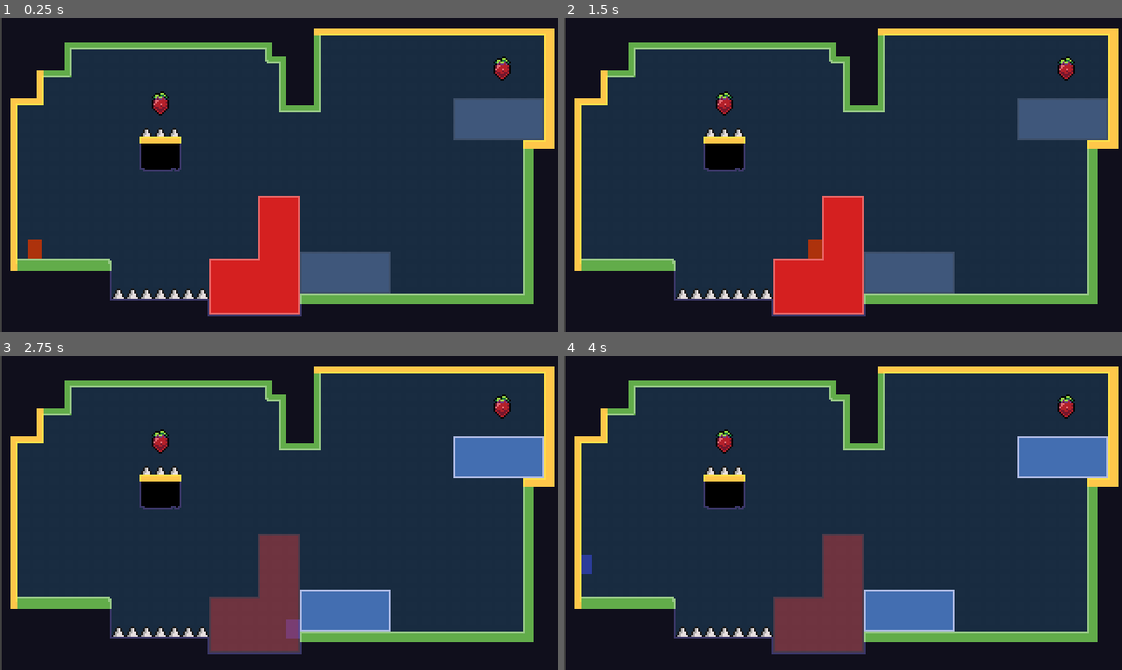
Above: before the commit, frames 1-4 (two rows, left to right).
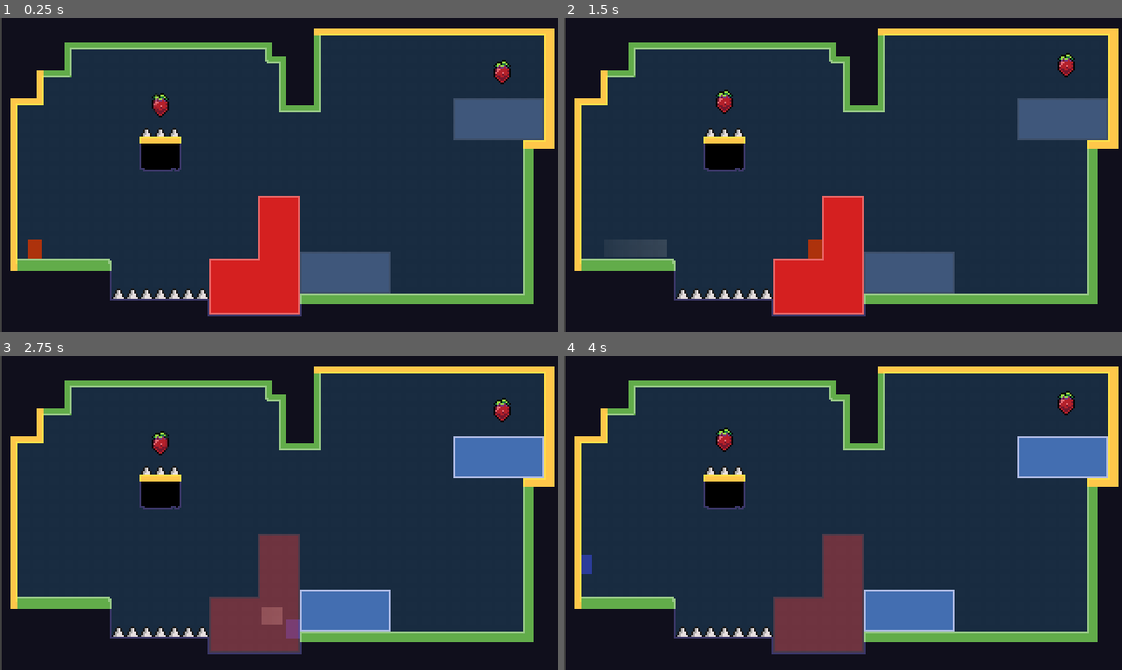
Above: after the commit, the same moments.

Repository: WeAreTheException/Red-Blue
Game: Godot game, scene res://Levels/Level1/Level_1.tscn
Two runs of this game, one before a commit and one after it. Both use one fixed random seed, a clock stepped at 60 frames per second and the inputs below. The project has no main scene, so this scene is started directly.
Inputs (mouse positions are in pixels of both pictures, inside the frame that each line leads up to):
- Up to frame 1 (0.25 s): no input
- Up to frame 2 (1.5 s): tap Enter at 0.5 s; move the mouse to (965, 159) at 0.52 s; hold D (RIGHT) 0.53-1.28 s; tap Shift (DASH) at 0.6, 1.35 s; tap Space (JUMP) at 0.77 s; move the mouse to (731, 190) at 1.27 s; hold S (DOWN) from 1.28 s (still down)
- Up to frame 3 (2.75 s): tap Space (JUMP) at 1.52 s; move the mouse to (334, 443) at 2.02 s; release S (DOWN) at 2.03 s; hold D (RIGHT) from 2.03 s (still down); right-click (334, 443) at 2.1 s; tap Shift (DASH) at 2.3 s
- Up to frame 4 (4 s): tap Space (JUMP) at 2.75, 3.02, 3.77 s; move the mouse to (815, 575) at 2.77 s; release D (RIGHT) at 2.78 s; hold W (UP) 2.78-3.53 s; tap 1 at 2.85 s; tap Shift (DASH) at 3.05, 3.6 s; move the mouse to (1010, 560) at 3.52 s; hold A (LEFT) from 3.53 s (still down)

The runs differ from the first frame. In frame 1, 0.3% of the frame differs, in the area x 27-92%, y 12-32%; in frame 2, 0.5%, in the area x 14-92%, y 11-77%; in frame 3, 0.5%; in frame 4, 0.3%.

Commit message:
added dash trail

Diff:
--- a/Levels/Level1/Level_1.tscn
+++ b/Levels/Level1/Level_1.tscn
@@ -9,7 +9,8 @@
 [ext_resource type="Script" uid="uid://crongour54um4" path="res://Player/MovementSFX/PlayerMovementSFX.gd" id="7_bkgxh"]
 [ext_resource type="Script" uid="uid://d3u7t7gbv2n6e" path="res://Environment/EnvironmentBody.gd" id="8_agwlh"]
 [ext_resource type="AudioStream" uid="uid://b4ve7k26shd2q" path="res://Sound/Sfx/Dash.mp3" id="8_xrekx"]
-[ext_resource type="Texture2D" uid="uid://dbnb2eppm6bom" path="res://Platform/NeutralSpike.png" id="9_lpd4p"]
+[ext_resource type="Texture2D" uid="uid://dbnb2eppm6bom" path="res://Environment/Platform/NeutralSpike.png" id="9_lpd4p"]
+[ext_resource type="Script" uid="uid://8qcc6inxgurk" path="res://Player/PlayerTrail.gd" id="9_xrekx"]
 [ext_resource type="Shader" uid="uid://d3c2dgk2l2g8h" path="res://Shaders/Subpixilizer.gdshader" id="10_g1c7i"]
 [ext_resource type="Script" uid="uid://c2iwqxdysqv5v" path="res://Turnip/Turnip.gd" id="11_qmbnc"]
 [ext_resource type="Texture2D" uid="uid://01243rfljw18" path="res://Turnip/Turnip.png" id="12_6idcn"]
@@ -51,6 +52,18 @@
 respawn_point = NodePath("../Spawn")
 JumpSpeed = -110.0
 
+[node name="Node2D" type="Node2D" parent="Player" unique_id=1505466943 node_paths=PackedStringArray("trail_template")]
+script = ExtResource("9_xrekx")
+trail_template = NodePath("../Line2D")
+trail_lifetime = 1.0
+max_points = 4
+minimum_point_distance = 12.0
+trail_color = Color(0.66656864, 0.6665687, 0.6665685, 0.74509805)
+
+[node name="Line2D" type="Line2D" parent="Player" unique_id=1151948381]
+z_index = -1
+position = Vector2(0, -6)
+
 [node name="CollisionShape2D" type="CollisionShape2D" parent="Player" unique_id=1121636402]
 position = Vector2(0, -5.5)
 shape = SubResource("RectangleShape2D_p7bnq")
@@ -99,7 +112,7 @@
 
 [node name="Dash" type="AudioStreamPlayer" parent="Player/SFX" unique_id=132473159]
 stream = ExtResource("8_xrekx")
-volume_db = -5.0
+volume_db = -4.0
 pitch_scale = 1.1
 
 [node name="Spawn" type="Node2D" parent="." unique_id=50164995]
@@ -395,6 +408,7 @@
 collision_mask = 3
 script = ExtResource("11_qmbnc")
 sprite = NodePath("Turnip")
+float_height = 1.0
 
 [node name="Turnip" type="Sprite2D" parent="Turnip" unique_id=1696647394]
 position = Vector2(-7.6293945e-06, -3.8146973e-06)
--- /dev/null
+++ b/Player/PlayerTrail.gd
@@ -0,0 +1,530 @@
+extends Node2D
+class_name PlayerTrail
+
+
+@export_group("Trail")
+
+@export var trail_template: Line2D
+
+@export var trail_lifetime: float = 0.25
+@export var max_points: int = 20
+@export var minimum_point_distance: float = 1.0
+
+@export var trail_color: Color = Color.WHITE
+
+
+var player: PlayerRoot = null
+
+var _emission_offset: Vector2 = Vector2.ZERO
+var _last_point: Vector2 = Vector2.ZERO
+
+var _dash_trail_active: bool = false
+var _dash_trail_timer: float = 0.0
+
+var _active_line: Line2D = null
+
+var _trail_lines: Array[Line2D] = []
+var _trail_ages: Array[Array] = []
+
+
+func _ready() -> void:
+	player = get_parent() as PlayerRoot
+
+	if player == null:
+		push_error(
+			"PlayerTrail must be a direct child of PlayerRoot."
+		)
+		return
+
+	if trail_template == null:
+		push_error(
+			"PlayerTrail has no TrailTemplate assigned."
+		)
+		return
+
+	_emission_offset = position
+
+	trail_template.visible = false
+
+	set_as_top_level(
+		true
+	)
+
+	global_position = Vector2.ZERO
+	global_rotation = 0.0
+	global_scale = Vector2.ONE
+
+	_last_point = (
+		player.global_transform
+		* _emission_offset
+	)
+
+	PlayerEvents.dashed.connect(
+		_on_dashed
+	)
+
+	PlayerEvents.movement_state_changed.connect(
+		_on_movement_state_changed
+	)
+
+	PlayerEvents.player_died.connect(
+		_on_player_died
+	)
+
+	PlayerEvents.player_respawned.connect(
+		_on_player_respawned
+	)
+
+
+func _physics_process(
+	delta: float
+) -> void:
+	if player == null:
+		return
+
+	_age_trails(
+		delta
+	)
+
+	if _dash_trail_active:
+		_add_active_point()
+
+		_dash_trail_timer -= delta
+
+		if _dash_trail_timer <= 0.0:
+			_end_active_dash()
+
+	_remove_expired_points()
+	_update_gradients()
+	_remove_empty_trails()
+
+
+func _on_dashed(
+	event_player: PlayerRoot
+) -> void:
+	if event_player != player:
+		return
+
+	_end_active_dash()
+
+	_create_dash_trail()
+
+	_dash_trail_active = true
+	_dash_trail_timer = player.DashTime
+
+	_last_point = (
+		player.global_transform
+		* _emission_offset
+	)
+
+	_active_line.add_point(
+		_last_point
+	)
+
+	var ages: Array = (
+		_trail_ages[
+			_trail_ages.size() - 1
+		]
+	)
+
+	ages.append(
+		0.0
+	)
+
+
+func _create_dash_trail() -> void:
+	var new_line := (
+		trail_template.duplicate()
+		as Line2D
+	)
+
+	if new_line == null:
+		return
+
+	new_line.visible = true
+
+	new_line.clear_points()
+
+	add_child(
+		new_line
+	)
+
+	_trail_lines.append(
+		new_line
+	)
+
+	_trail_ages.append(
+		[]
+	)
+
+	_active_line = new_line
+
+
+func _on_movement_state_changed(
+	event_player: PlayerRoot,
+	state_name: StringName
+) -> void:
+	if event_player != player:
+		return
+
+	if not _dash_trail_active:
+		return
+
+	if state_name == &"DASH":
+		return
+
+	_end_active_dash()
+
+
+func _end_active_dash() -> void:
+	_dash_trail_active = false
+	_dash_trail_timer = 0.0
+	_active_line = null
+
+
+func _add_active_point() -> void:
+	if _active_line == null:
+		return
+
+	var current_position: Vector2 = (
+		player.global_transform
+		* _emission_offset
+	)
+
+	if (
+		current_position.distance_to(
+			_last_point
+		)
+		< minimum_point_distance
+	):
+		return
+
+	_active_line.add_point(
+		current_position
+	)
+
+	var line_index: int = (
+		_trail_lines.find(
+			_active_line
+		)
+	)
+
+	if line_index < 0:
+		return
+
+	var ages: Array = (
+		_trail_ages[
+			line_index
+		]
+	)
+
+	ages.append(
+		0.0
+	)
+
+	_last_point = current_position
+
+	while (
+		_active_line.get_point_count()
+		> max_points
+	):
+		_active_line.remove_point(
+			0
+		)
+
+		ages.remove_at(
+			0
+		)
+
+
+func _age_trails(
+	delta: float
+) -> void:
+	for ages in _trail_ages:
+		for i in range(
+			ages.size()
+		):
+			ages[i] += delta
+
+
+func _remove_expired_points() -> void:
+	for line_index in range(
+		_trail_lines.size()
+	):
+		var line: Line2D = (
+			_trail_lines[
+				line_index
+			]
+		)
+
+		var ages: Array = (
+			_trail_ages[
+				line_index
+			]
+		)
+
+		while (
+			not ages.is_empty()
+			and ages[0] >= trail_lifetime
+		):
+			if line.get_point_count() > 0:
+				line.remove_point(
+					0
+				)
+
+			ages.remove_at(
+				0
+			)
+
+
+func _update_gradients() -> void:
+	for line_index in range(
+		_trail_lines.size()
+	):
+		_update_line_gradient(
+			_trail_lines[
+				line_index
+			],
+			_trail_ages[
+				line_index
+			]
+		)
+
+
+func _update_line_gradient(
+	line: Line2D,
+	ages: Array
+) -> void:
+	var new_gradient := Gradient.new()
+
+	var point_count: int = (
+		line.get_point_count()
+	)
+
+	if point_count == 0:
+		var transparent_color := trail_color
+
+		transparent_color.a = 0.0
+
+		new_gradient.set_color(
+			0,
+			transparent_color
+		)
+
+		new_gradient.set_color(
+			1,
+			transparent_color
+		)
+
+		line.gradient = new_gradient
+
+		return
+
+	if point_count == 1:
+		var single_color := trail_color
+
+		single_color.a *= (
+			_get_alpha(
+				ages,
+				0
+			)
+		)
+
+		new_gradient.set_color(
+			0,
+			single_color
+		)
+
+		new_gradient.set_color(
+			1,
+			single_color
+		)
+
+		line.gradient = new_gradient
+
+		return
+
+	var total_length: float = 0.0
+
+	for i in range(
+		1,
+		point_count
+	):
+		total_length += (
+			line.get_point_position(
+				i
+			).distance_to(
+				line.get_point_position(
+					i - 1
+				)
+			)
+		)
+
+	var first_color := trail_color
+
+	first_color.a *= (
+		_get_alpha(
+			ages,
+			0
+		)
+	)
+
+	new_gradient.set_offset(
+		0,
+		0.0
+	)
+
+	new_gradient.set_color(
+		0,
+		first_color
+	)
+
+	var last_color := trail_color
+
+	last_color.a *= (
+		_get_alpha(
+			ages,
+			point_count - 1
+		)
+	)
+
+	new_gradient.set_offset(
+		1,
+		1.0
+	)
+
+	new_gradient.set_color(
+		1,
+		last_color
+	)
+
+	var distance_so_far: float = 0.0
+
+	for i in range(
+		1,
+		point_count - 1
+	):
+		distance_so_far += (
+			line.get_point_position(
+				i
+			).distance_to(
+				line.get_point_position(
+					i - 1
+				)
+			)
+		)
+
+		var offset: float = 0.0
+
+		if total_length > 0.0:
+			offset = (
+				distance_so_far
+				/ total_length
+			)
+
+		var point_color := trail_color
+
+		point_color.a *= (
+			_get_alpha(
+				ages,
+				i
+			)
+		)
+
+		new_gradient.add_point(
+			offset,
+			point_color
+		)
+
+	line.gradient = new_gradient
+
+
+func _get_alpha(
+	ages: Array,
+	index: int
+) -> float:
+	if index < 0:
+		return 0.0
+
+	if index >= ages.size():
+		return 0.0
+
+	if trail_lifetime <= 0.0:
+		return 0.0
+
+	return (
+		1.0
+		- clampf(
+			float(
+				ages[index]
+			)
+			/ trail_lifetime,
+			0.0,
+			1.0
+		)
+	)
+
+
+func _remove_empty_trails() -> void:
+	for i in range(
+		_trail_lines.size() - 1,
+		-1,
+		-1
+	):
+		var line: Line2D = (
+			_trail_lines[
+				i
+			]
+		)
+
+		if line == _active_line:
+			continue
+
+		if line.get_point_count() > 0:
+			continue
+
+		line.queue_free()
+
+		_trail_lines.remove_at(
+			i
+		)
+
+		_trail_ages.remove_at(
+			i
+		)
+
+
+func _on_player_died(
+	event_player: PlayerRoot
+) -> void:
+	if event_player != player:
+		return
+
+	_clear_all_trails()
+
+
+func _on_player_respawned(
+	event_player: PlayerRoot
+) -> void:
+	if event_player != player:
+		return
+
+	_clear_all_trails()
+
+	_last_point = (
+		player.global_transform
+		* _emission_offset
+	)
+
+
+func _clear_all_trails() -> void:
+	_dash_trail_active = false
+	_dash_trail_timer = 0.0
+	_active_line = null
+
+	for line in _trail_lines:
+		if line != null:
+			line.queue_free()
+
+	_trail_lines.clear()
+	_trail_ages.clear()
--- a/Turnip/Turnip.gd
+++ b/Turnip/Turnip.gd
@@ -4,13 +4,33 @@
 
 @export var sprite: Sprite2D
 
+
+@export_group("Float")
+
+@export var float_height: float = 2.0
+@export var float_speed: float = 2.5
+@export var sway_degrees: float = 2.0
+
+
 var collected: bool = false
+
 var original_scale: Vector2
+var original_position: Vector2
+var original_rotation: float
+
+var float_time: float = 0.0
 
 
 func _ready() -> void:
 	if sprite != null:
 		original_scale = sprite.scale
+		original_position = sprite.position
+		original_rotation = sprite.rotation
+
+		float_time = randf_range(
+			0.0,
+			TAU
+		)
 
 	body_entered.connect(
 		_on_body_entered
@@ -18,6 +38,33 @@
 
 	PlayerEvents.player_died.connect(
 		_on_player_died
+	)
+
+
+func _process(
+	delta: float
+) -> void:
+	if sprite == null:
+		return
+
+	if collected:
+		return
+
+	float_time += (
+		delta
+		* float_speed
+	)
+
+	sprite.position.y = (
+		original_position.y
+		+ sin(float_time)
+		* float_height
+	)
+
+	sprite.rotation = (
+		original_rotation
+		+ deg_to_rad(sway_degrees)
+		* sin(float_time * 0.5)
 	)
 
 
@@ -61,6 +108,9 @@
 	collected = false
 	monitoring = true
 
+	sprite.position = original_position
+	sprite.rotation = original_rotation
+
 	sprite.scale = Vector2.ZERO
 	sprite.modulate.a = 0.0
 
Renamed: Platform/NeutralSpike.png -> Environment/Platform/NeutralSpike.png
Not shown, changed: Environment/Platform/NeutralSpike.png.import
Renamed: Platform/RedSpike.png -> Environment/Platform/RedSpike.png
Not shown, changed: Environment/Platform/RedSpike.png.import
Not shown, added: Player/PlayerTrail.gd.uid
